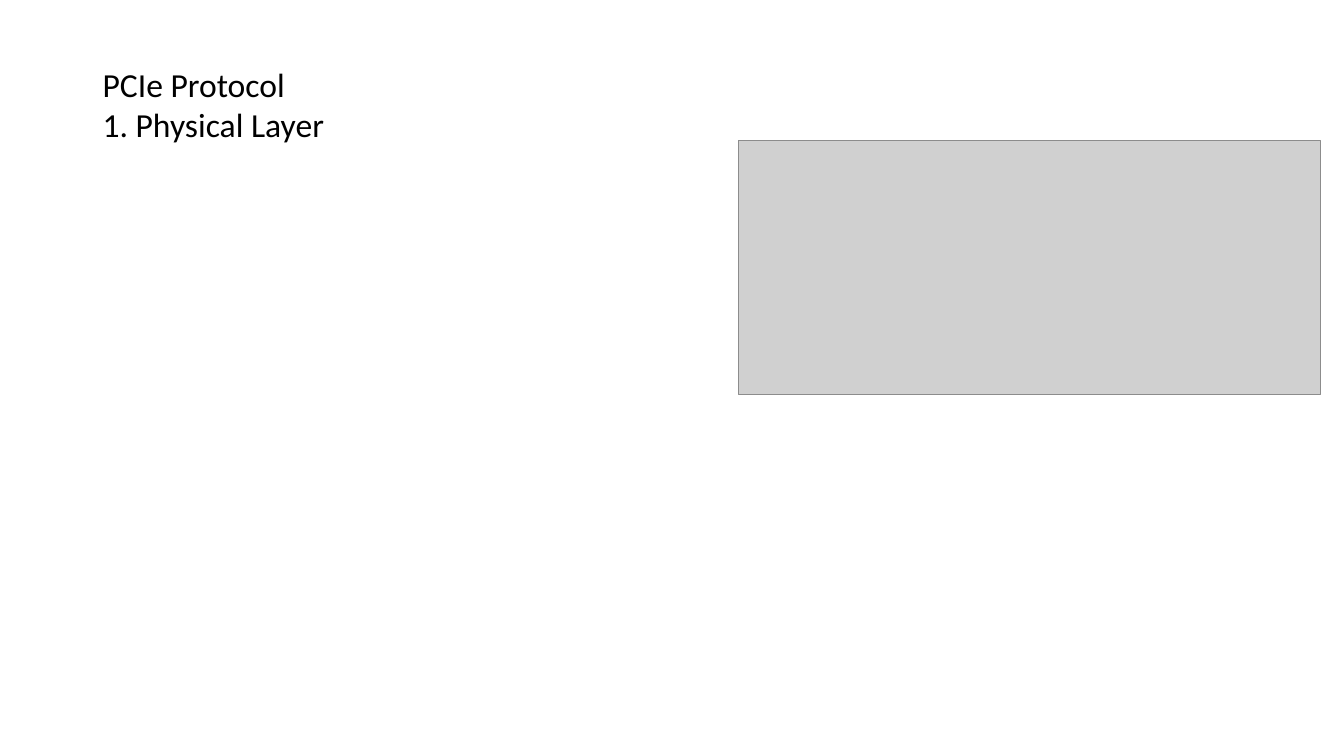
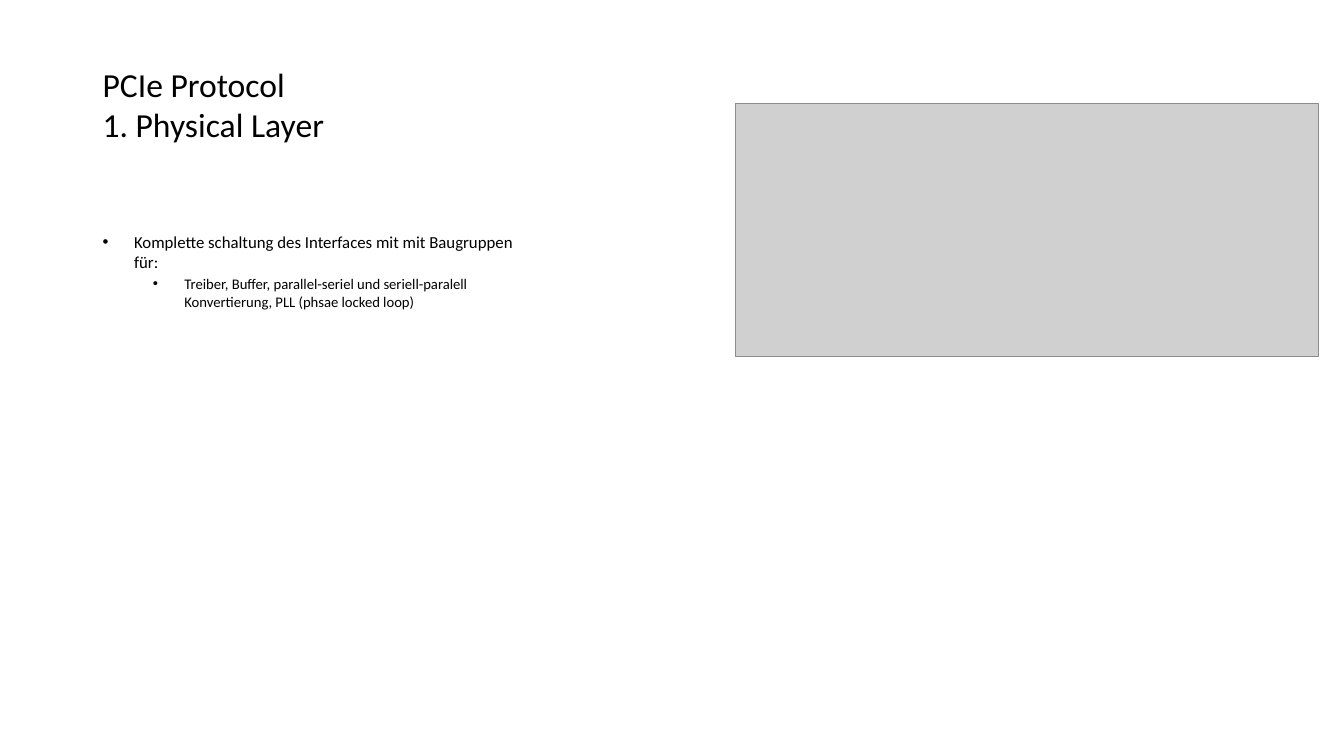
Before and after one commit to JustusDinera/Digitale-Signalverarbeitung, a slide deck: slide 9 of PCI Express.pptx (slide 10 before the commit). Drawn at 1344x756 pixels with LibreOffice and Linux fonts; fonts in the diff are those of the drawing; grey boxes stand for pictures; background and template pictures are left out. Boxes give left, top, right and bottom in pixels: in the first picture for what was removed or moved away, otherwise in the second. Text is boxed around its words. In the diff, an @@ line names an element or a change of style, - is before the commit and + after.

```diff
--- a/PCI Express.pptx
+++ b/PCI Express.pptx
@@ picture: place and size @@
-picture at bbox=[738, 140, 1321, 394]
+picture at bbox=[736, 103, 1319, 357]
@@ text added at bbox=[134, 236, 512, 310], 10.5 pt, text #000000 @@
+• Komplette schaltung des Interfaces mit mit Baugruppen für:
+  • Treiber, Buffer, parallel-seriel und seriell-paralell Konvertierung, PLL (phsae locked loop)
```
Also in this commit, not shown: 6 other slides changed, 1 slide removed.
